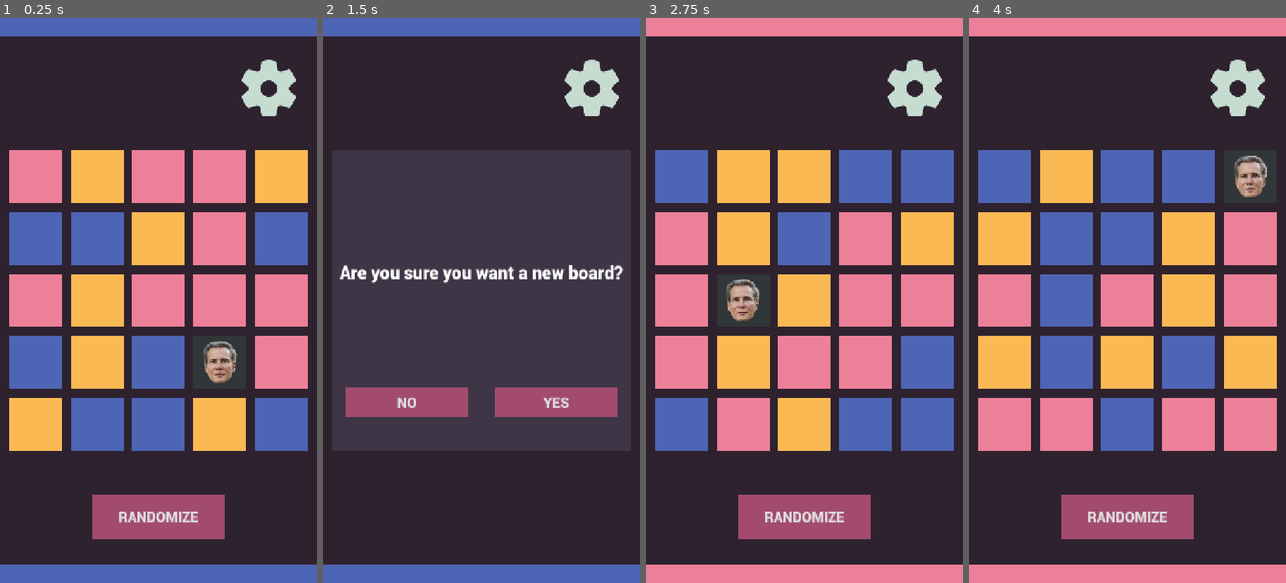
Above: before the commit, frames 1-4 (left to right).
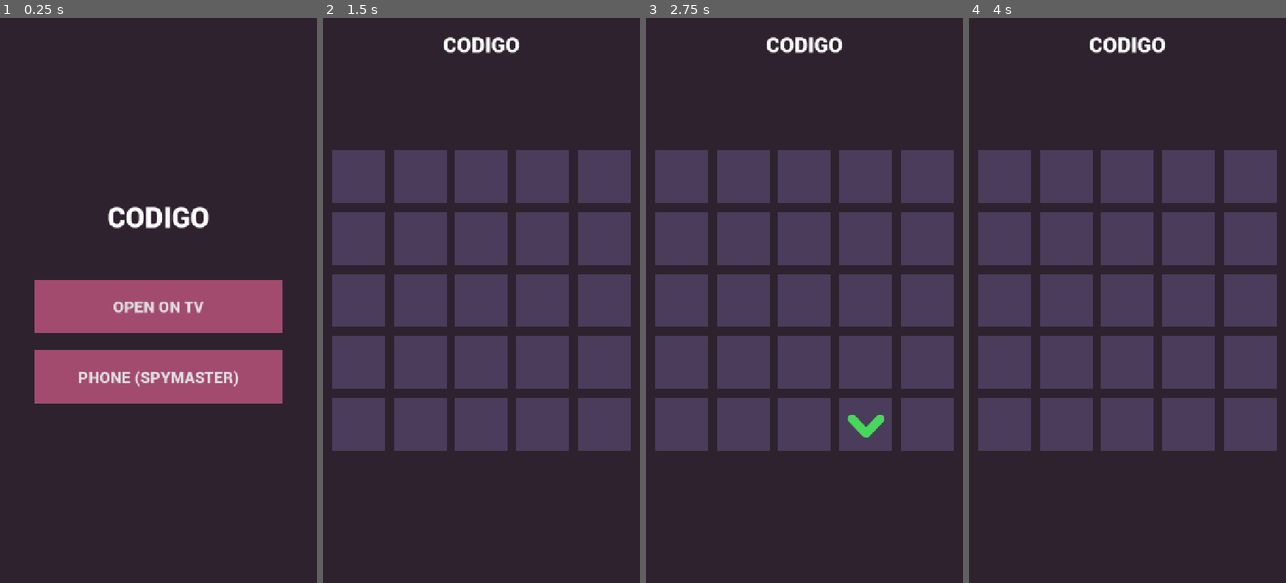
Above: after the commit, the same moments.

Repository: BauRawson/CodenamesRandomizer
Game: Godot game, scene res://scenes/menu.tscn
The game is run twice, just before and just after one commit, with the same random seed, the same clock (stepped at 60 frames per second) and the same inputs. Before the commit the project starts from res://scenes/main.tscn.
Inputs (mouse positions are in pixels of both pictures, inside the frame that each line leads up to):
- Up to frame 1 (0.25 s): no input
- Up to frame 2 (1.5 s): click (481, 306) at 0.5 s, where only the run after the commit has a clickable "OPEN ON TV"; click (481, 515) at 1.25 s, where only the run before the commit has a clickable "RANDOMIZE"
- Up to frame 3 (2.75 s): click (880, 402) at 2 s, where only the run before the commit has a clickable "YES"
- Up to frame 4 (4 s): click (1127, 515) at 2.75 s, where only the run before the commit has a clickable "RANDOMIZE"; click (1203, 402) at 3.5 s, where only the run before the commit has a clickable "YES"

The runs differ from the first frame. In frame 1, 54% of the frame differs, in the area x 0-100%, y 0-100%; in frame 2, 13%; in frame 3, 50%; in frame 4, 50%.

Commit message:
Replace Godot PWA with JS app using PeerJS for phone↔TV sync
- New JS app (Vite) in js/ with PeerJS WebRTC P2P connection
- TV scene: generates room code, shows neutral board
- Phone scene: spymaster view, tile reveals sync to TV in real-time
- Menu with TV / Phone selection
- Builds to docs/ for GitHub Pages

Co-Authored-By: Claude Sonnet 4.6 <noreply@anthropic.com>

Diff:
--- a/docs/index.manifest.json
+++ /dev/null
@@ -1 +0,0 @@
-{"background_color":"#000000","display":"standalone","icons":[{"sizes":"144x144","src":"index.144x144.png","type":"image/png"},{"sizes":"180x180","src":"index.180x180.png","type":"image/png"},{"sizes":"512x512","src":"index.512x512.png","type":"image/png"}],"name":"CodigoRandomizer","orientation":"any","start_url":"./index.html"}
--- a/project.godot
+++ b/project.godot
@@ -8,11 +8,15 @@
 
 config_version=5
 
+[animation]
+
+compatibility/default_parent_skeleton_in_mesh_instance_3d=true
+
 [application]
 
 config/name="CodigoRandomizer"
-run/main_scene="res://scenes/main.tscn"
-config/features=PackedStringArray("4.3", "GL Compatibility")
+run/main_scene="res://scenes/menu.tscn"
+config/features=PackedStringArray("4.6", "GL Compatibility")
 config/icon="res://assets/icon512x512.png"
 
 [display]
--- /dev/null
+++ b/scenes/menu.gd
@@ -0,0 +1,8 @@
+extends Control
+class_name GameMenu
+
+func on_tv_pressed() -> void:
+	get_tree().change_scene_to_file("res://scenes/tv.tscn")
+
+func on_phone_pressed() -> void:
+	get_tree().change_scene_to_file("res://scenes/main.tscn")
--- /dev/null
+++ b/scenes/menu.tscn
@@ -0,0 +1,82 @@
+[gd_scene load_steps=4 format=3 uid="uid://bz7rx3kvqp2d1"]
+
+[ext_resource type="Script" path="res://scenes/menu.gd" id="1_menu"]
+[ext_resource type="FontFile" uid="uid://d3wupf6mtl0b" path="res://assets/Roboto-Black.ttf" id="2_font"]
+
+[sub_resource type="StyleBoxFlat" id="StyleBoxFlat_btn"]
+bg_color = Color(0.635294, 0.294118, 0.435294, 1)
+
+[node name="Menu" type="Control"]
+layout_mode = 3
+anchors_preset = 15
+anchor_right = 1.0
+anchor_bottom = 1.0
+grow_horizontal = 2
+grow_vertical = 2
+script = ExtResource("1_menu")
+
+[node name="VBoxContainer" type="VBoxContainer" parent="."]
+layout_mode = 1
+anchors_preset = 8
+anchor_left = 0.5
+anchor_top = 0.5
+anchor_right = 0.5
+anchor_bottom = 0.5
+offset_left = -280.0
+offset_top = -250.0
+offset_right = 280.0
+offset_bottom = 250.0
+grow_horizontal = 2
+grow_vertical = 2
+theme_override_constants/separation = 40
+alignment = 1
+
+[node name="TitleLabel" type="Label" parent="VBoxContainer"]
+layout_mode = 2
+theme_override_fonts/font = ExtResource("2_font")
+theme_override_font_sizes/font_size = 64
+text = "CODIGO"
+horizontal_alignment = 1
+
+[node name="Separator" type="Control" parent="VBoxContainer"]
+custom_minimum_size = Vector2(0, 20)
+layout_mode = 2
+
+[node name="TVButton" type="Button" parent="VBoxContainer"]
+custom_minimum_size = Vector2(0, 120)
+layout_mode = 2
+theme_override_fonts/font = ExtResource("2_font")
+theme_override_font_sizes/font_size = 36
+theme_override_styles/focus = SubResource("StyleBoxFlat_btn")
+theme_override_styles/disabled_mirrored = SubResource("StyleBoxFlat_btn")
+theme_override_styles/disabled = SubResource("StyleBoxFlat_btn")
+theme_override_styles/hover_pressed_mirrored = SubResource("StyleBoxFlat_btn")
+theme_override_styles/hover_pressed = SubResource("StyleBoxFlat_btn")
+theme_override_styles/hover_mirrored = SubResource("StyleBoxFlat_btn")
+theme_override_styles/hover = SubResource("StyleBoxFlat_btn")
+theme_override_styles/pressed_mirrored = SubResource("StyleBoxFlat_btn")
+theme_override_styles/pressed = SubResource("StyleBoxFlat_btn")
+theme_override_styles/normal_mirrored = SubResource("StyleBoxFlat_btn")
+theme_override_styles/normal = SubResource("StyleBoxFlat_btn")
+text = "OPEN ON TV"
+
+[node name="PhoneButton" type="Button" parent="VBoxContainer"]
+custom_minimum_size = Vector2(0, 120)
+layout_mode = 2
+theme_override_fonts/font = ExtResource("2_font")
+theme_override_font_sizes/font_size = 36
+theme_override_styles/focus = SubResource("StyleBoxFlat_btn")
+theme_override_styles/disabled_mirrored = SubResource("StyleBoxFlat_btn")
+theme_override_styles/disabled = SubResource("StyleBoxFlat_btn")
+theme_override_styles/hover_pressed_mirrored = SubResource("StyleBoxFlat_btn")
+theme_override_styles/hover_pressed = SubResource("StyleBoxFlat_btn")
+theme_override_styles/hover_mirrored = SubResource("StyleBoxFlat_btn")
+theme_override_styles/hover = SubResource("StyleBoxFlat_btn")
+theme_override_styles/pressed_mirrored = SubResource("StyleBoxFlat_btn")
+theme_override_styles/pressed = SubResource("StyleBoxFlat_btn")
+theme_override_styles/normal_mirrored = SubResource("StyleBoxFlat_btn")
+theme_override_styles/normal = SubResource("StyleBoxFlat_btn")
+text = "PHONE (SPYMASTER)"
+
+[connection signal="pressed" from="VBoxContainer/TVButton" to="." method="on_tv_pressed"]
+[connection signal="pressed" from="VBoxContainer/PhoneButton" to="." method="on_phone_pressed"]
--- /dev/null
+++ b/scenes/tv.gd
@@ -0,0 +1,17 @@
+extends Control
+class_name TVDisplay
+
+@export var tile_scene: PackedScene
+
+const BOARD_SIZE = 25
+const TILE_COLOR = Color("#4a3c5a")
+
+func _ready():
+	_build_board()
+
+func _build_board():
+	var grid = $MarginContainer/GridContainer
+	for i in range(BOARD_SIZE):
+		var tile = tile_scene.instantiate()
+		grid.add_child(tile)
+		tile.set_color_rect_color(TILE_COLOR)
--- /dev/null
+++ b/scenes/tv.tscn
@@ -0,0 +1,55 @@
+[gd_scene load_steps=5 format=3 uid="uid://cdt5mn8xqw3e2"]
+
+[ext_resource type="PackedScene" uid="uid://by33i2ggay16c" path="res://scenes/tile.tscn" id="1_tile"]
+[ext_resource type="Script" path="res://scenes/tv.gd" id="2_tv"]
+[ext_resource type="FontFile" uid="uid://d3wupf6mtl0b" path="res://assets/Roboto-Black.ttf" id="3_font"]
+
+[sub_resource type="LabelSettings" id="LabelSettings_title"]
+font = ExtResource("3_font")
+font_size = 48
+
+[node name="TV" type="Control"]
+layout_mode = 3
+anchors_preset = 15
+anchor_right = 1.0
+anchor_bottom = 1.0
+grow_horizontal = 2
+grow_vertical = 2
+script = ExtResource("2_tv")
+tile_scene = ExtResource("1_tile")
+
+[node name="TitleLabel" type="Label" parent="."]
+layout_mode = 1
+anchors_preset = 10
+anchor_right = 1.0
+offset_top = 20.0
+offset_bottom = 100.0
+grow_horizontal = 2
+text = "CODIGO"
+label_settings = SubResource("LabelSettings_title")
+horizontal_alignment = 1
+vertical_alignment = 1
+
+[node name="MarginContainer" type="MarginContainer" parent="."]
+layout_mode = 1
+anchors_preset = 8
+anchor_left = 0.5
+anchor_top = 0.5
+anchor_right = 0.5
+anchor_bottom = 0.5
+offset_left = -360.0
+offset_top = -360.0
+offset_right = 360.0
+offset_bottom = 360.0
+grow_horizontal = 2
+grow_vertical = 2
+theme_override_constants/margin_left = 20
+theme_override_constants/margin_top = 20
+theme_override_constants/margin_right = 20
+theme_override_constants/margin_bottom = 20
+
+[node name="GridContainer" type="GridContainer" parent="MarginContainer"]
+layout_mode = 2
+theme_override_constants/h_separation = 20
+theme_override_constants/v_separation = 20
+columns = 5
Binary file removed: docs/index.144x144.png
Not shown, removed: docs/index.144x144.png.import
Binary file removed: docs/index.180x180.png
Not shown, removed: docs/index.180x180.png.import
Binary file removed: docs/index.512x512.png
Not shown, removed: docs/index.512x512.png.import
Binary file removed: docs/index.apple-touch-icon.png
Not shown, removed: docs/index.apple-touch-icon.png.import
Binary file removed: docs/index.icon.png
Not shown, removed: docs/index.icon.png.import
Binary file removed: docs/index.png
Not shown, removed: docs/index.png.import
(and 23 more such lines)
